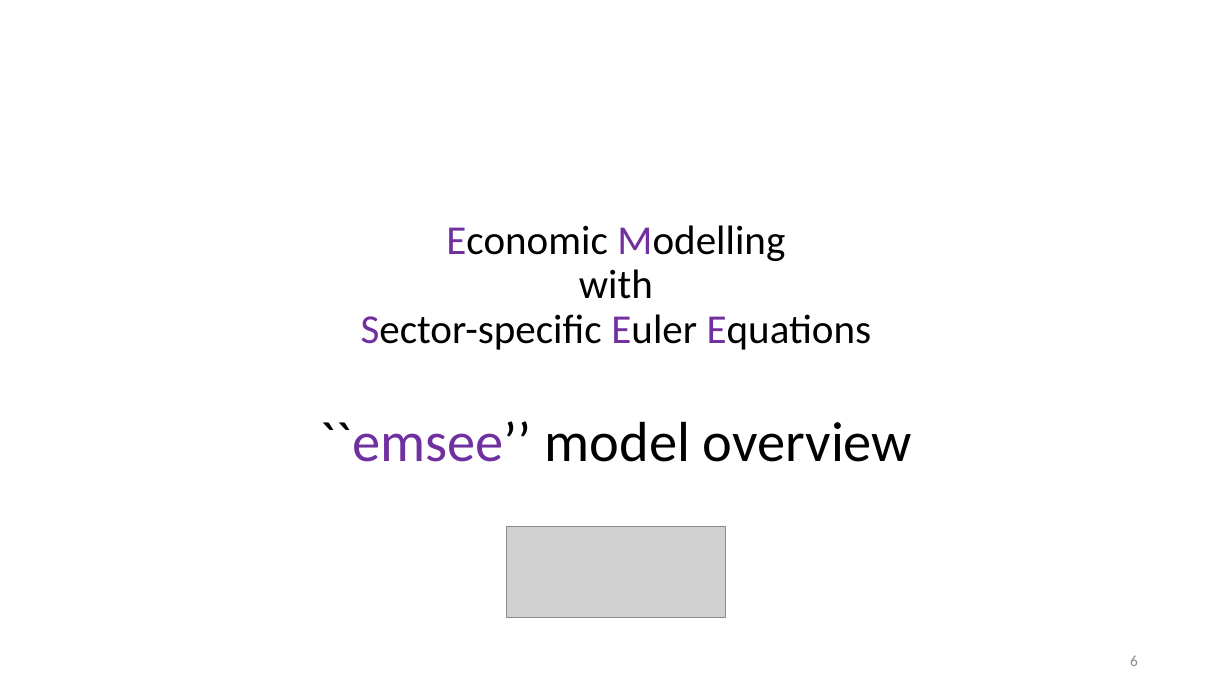
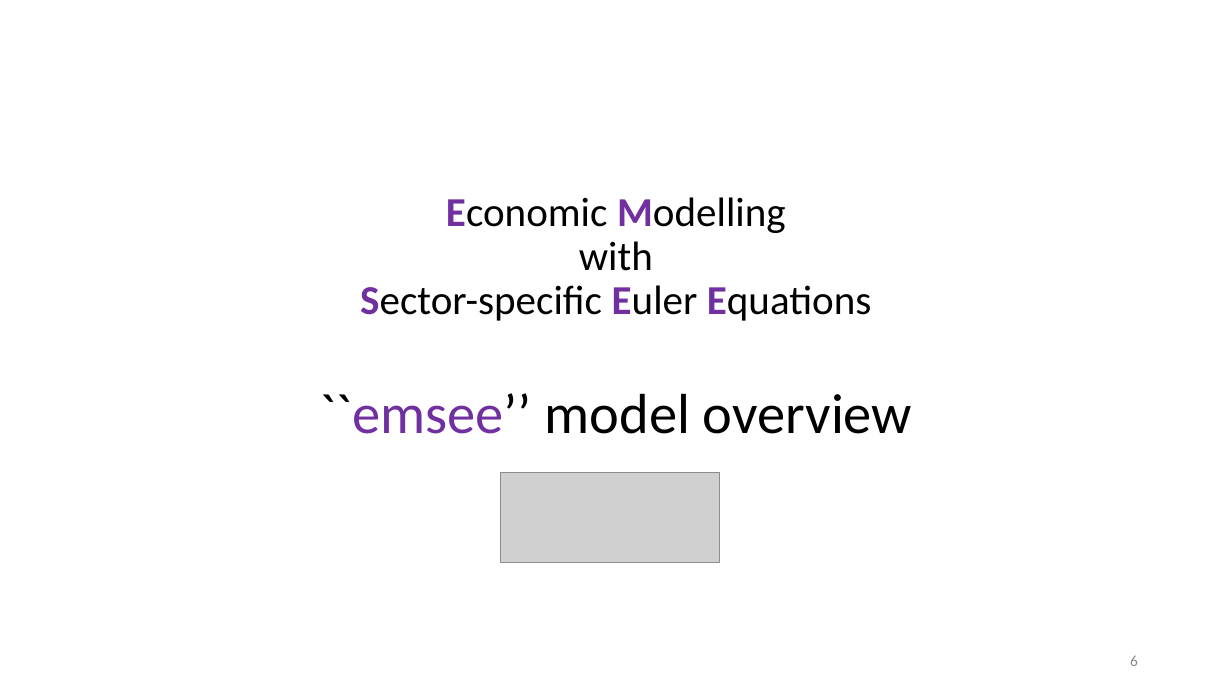
Before and after one commit to patrickocal/gladstone, a slide deck: slide 6 of powerpoint/glad-slides.pptx. Drawn at 1232x693 pixels with LibreOffice and Linux fonts; fonts in the diff are those of the drawing; grey boxes stand for pictures. Boxes give left, top, right and bottom in pixels: in the first picture for what was removed or moved away, otherwise in the second. Text is boxed around its words. In the diff, an @@ line names an element or a change of style, - is before the commit and + after.

```diff
--- a/powerpoint/glad-slides.pptx
+++ b/powerpoint/glad-slides.pptx
@@ title "Economic Modelling with Sector-specific Euler ...": place and size @@
-title "Economic Modelling with Sector-specific Euler ..." at [319,225,912,462]
+title "Economic Modelling with Sector-specific Euler ..." at [319,197,912,434]
@@ title "Economic Modelling with Sector-specific Euler ..." at [319,197,912,434]: bold on in "Economic Modelling Sector-specific Euler Equations" @@
@@ picture: place and size @@
-picture at [506,527,726,617]
+picture at [501,472,720,563]
```
Also in this commit, not shown: 8 other slides changed, 1 other file.
